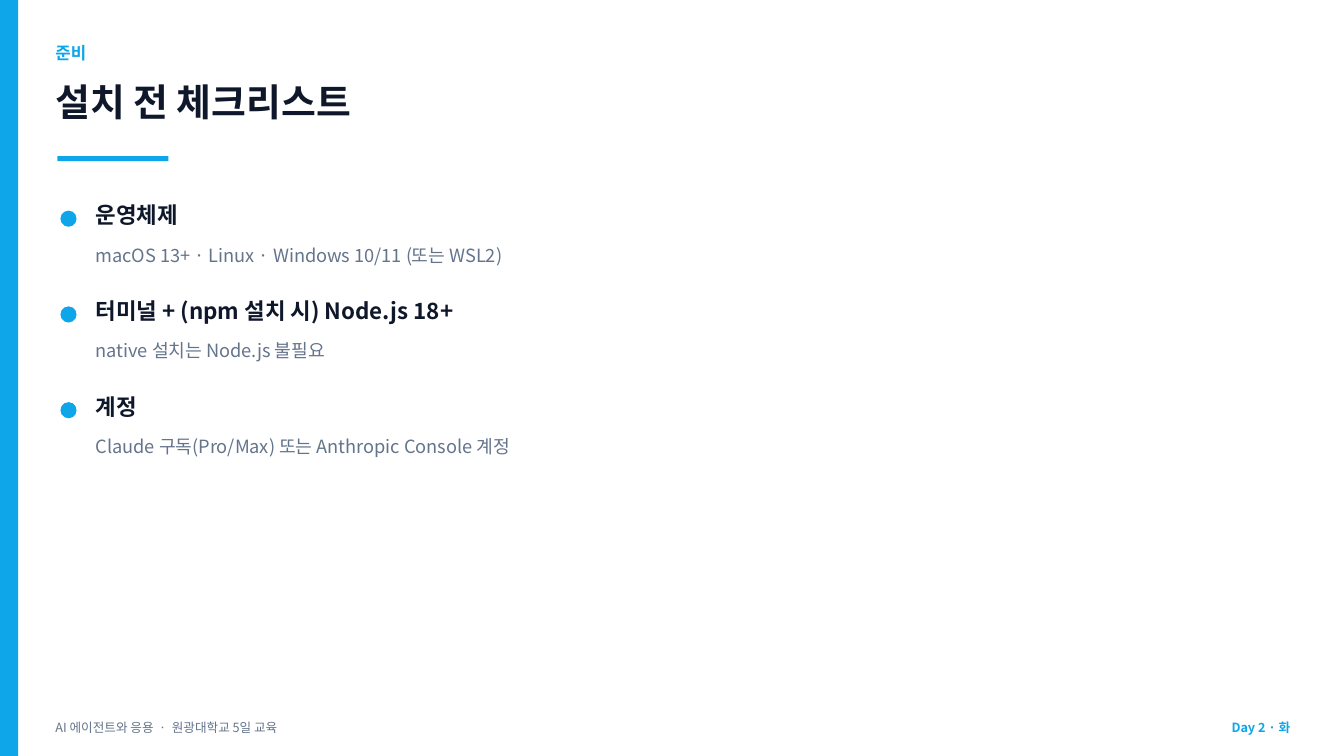
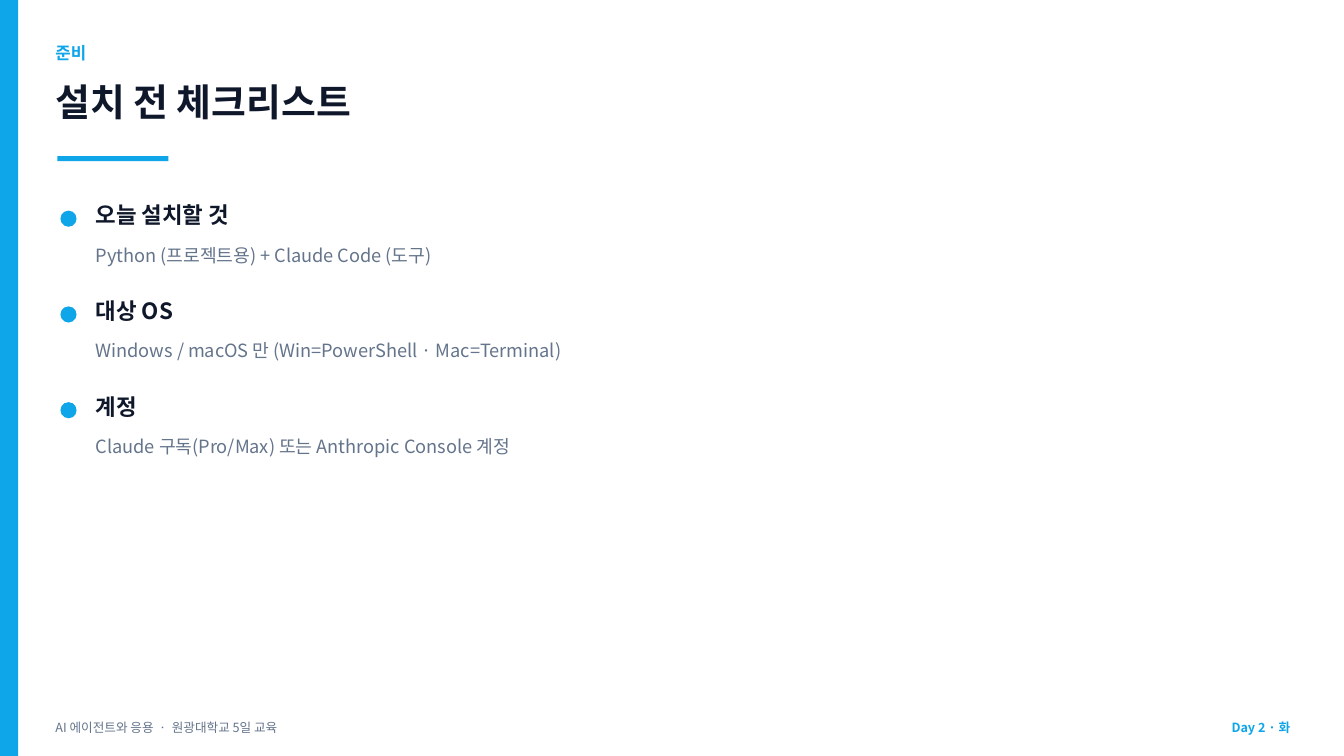
Before and after one commit to jyshin-22/wku-ai-agent-program, a slide deck: slide 19 of slides/day2.pptx. Drawn at 1344x756 pixels with LibreOffice and Linux fonts; fonts in the diff are those of the drawing. Boxes give left, top, right and bottom in pixels: in the first picture for what was removed or moved away, otherwise in the second. Text is boxed around its words. In the diff, an @@ line names an element or a change of style, - is before the commit and + after.

```diff
--- a/slides/day2.pptx
+++ b/slides/day2.pptx
@@ text at (96, 204, 230, 225): text changed @@
-운영체제
+오늘 설치할 것
@@ text at (96, 247, 432, 266): text changed @@
-macOS 13+ · Linux · Windows 10/11 (또는 WSL2)
+Python (프로젝트용) + Claude Code (도구)
@@ text at (96, 300, 173, 321): text changed @@
-터미널 + (npm 설치 시) Node.js 18+
+대상 OS
@@ text at (96, 342, 561, 361): text changed @@
-native 설치는 Node.js 불필요
+Windows / macOS 만 (Win=PowerShell · Mac=Terminal)
```
Also in this commit, not shown: 15 other slides changed, 4 slides added, 7 other files.
